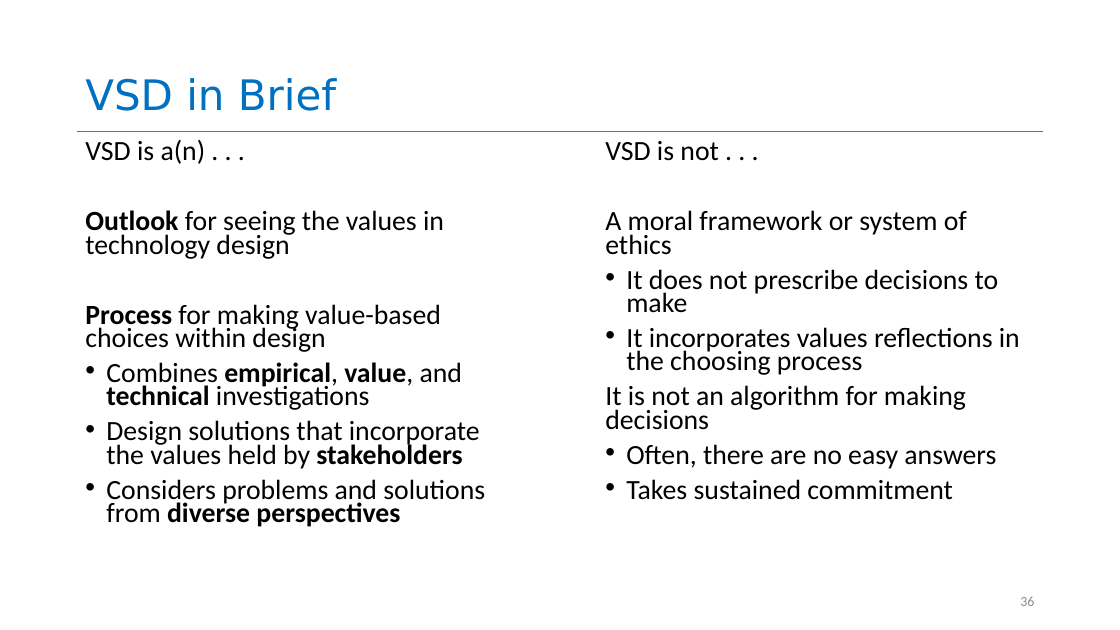
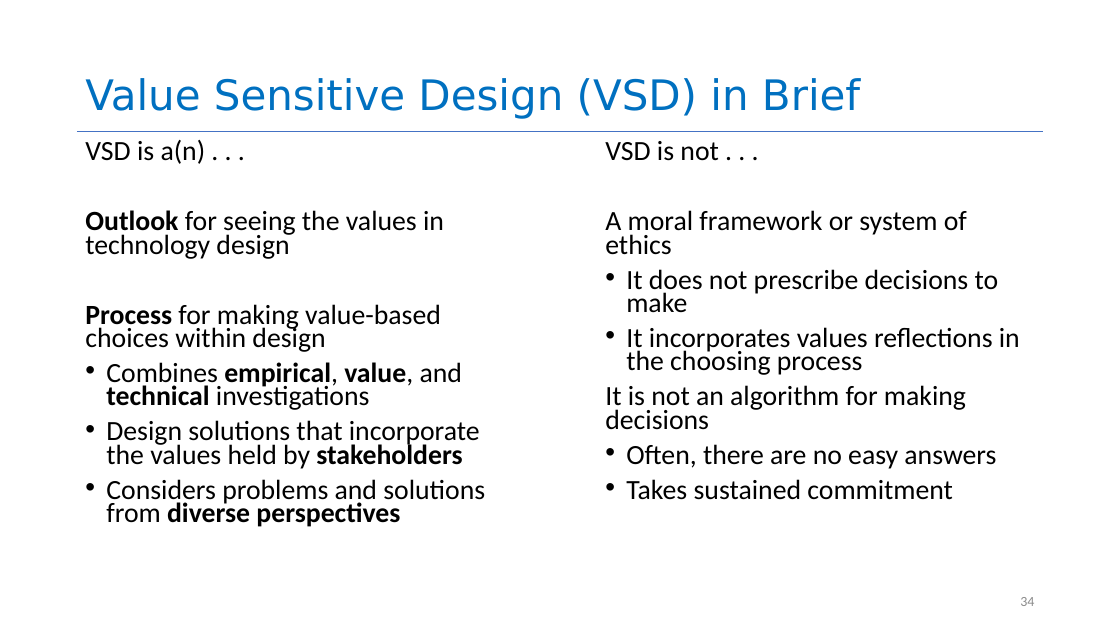
Before and after one commit to yashburshe/CS4530-Fall-2025, a slide deck: slide 34 of Slides/Module 01.2 Requirements Gathering.pptx (slide 36 before the commit). Drawn at 1120x630 pixels with LibreOffice and Linux fonts; fonts in the diff are those of the drawing. Boxes give left, top, right and bottom in pixels: in the first picture for what was removed or moved away, otherwise in the second. Text is boxed around its words. In the diff, an @@ line names an element or a change of style, - is before the commit and + after.

```diff
--- a/Slides/Module 01.2 Requirements Gathering.pptx
+++ b/Slides/Module 01.2 Requirements Gathering.pptx
@@ title at (85, 78, 860, 119): text changed @@
-VSD in Brief
+Value Sensitive Design (VSD) in Brief
@@ page number at (1020, 597, 1034, 606): text changed @@
-36
+34
```
Also in this commit, not shown: 4 other slides changed, 1 slide added, 2 slides removed, 1 other file.
